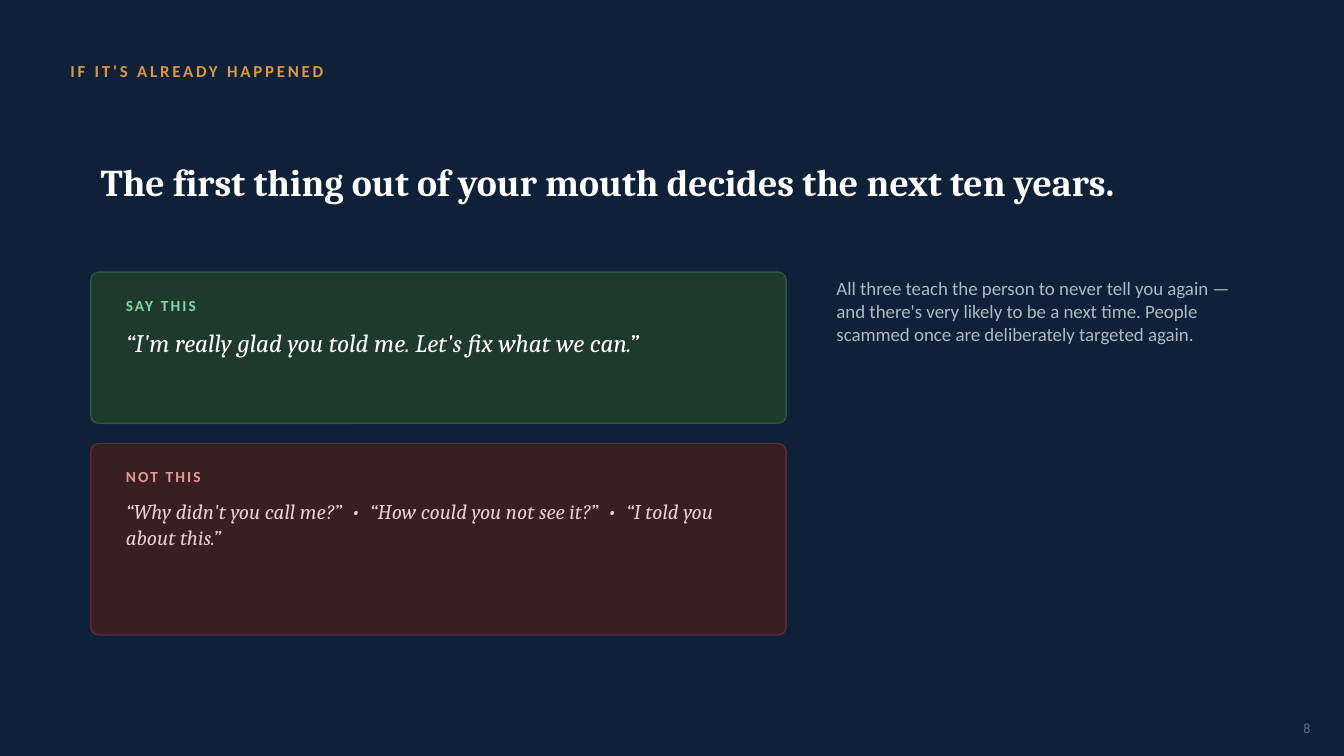
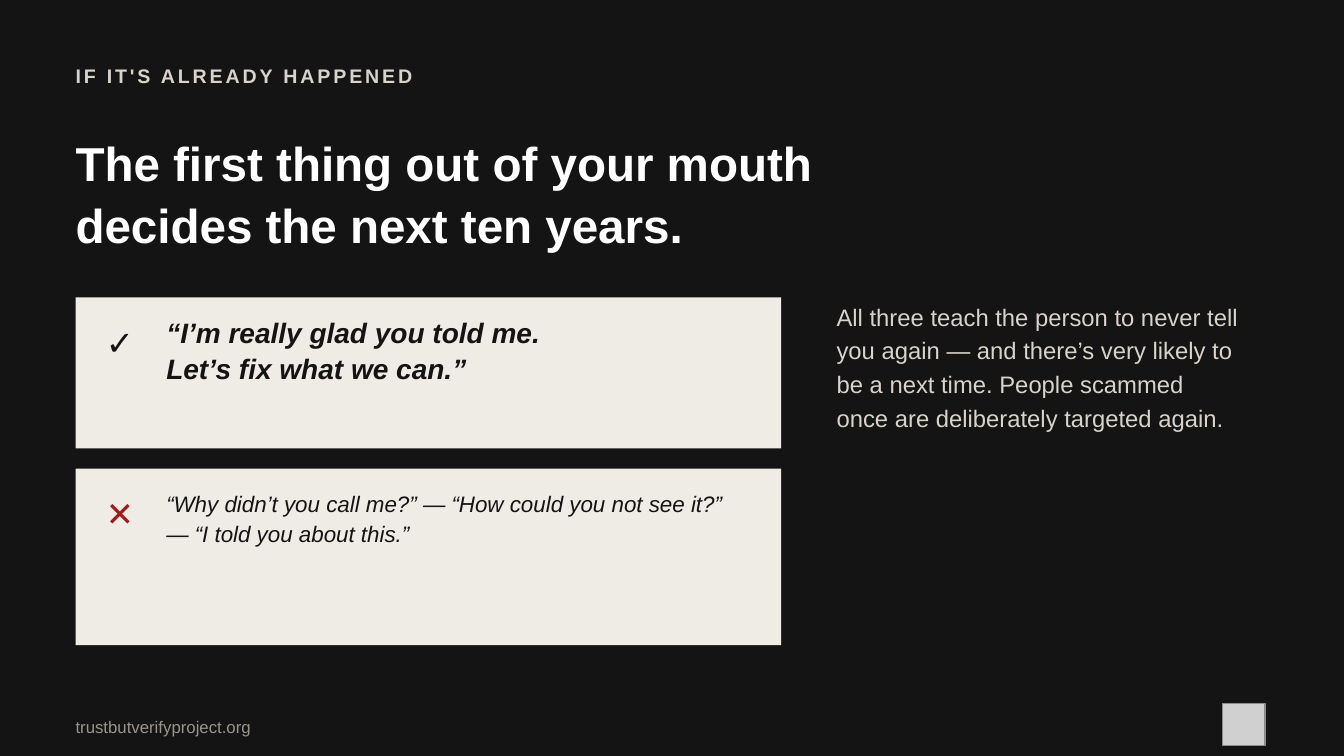
Before and after one commit to brettmorrison/trust-but-verify, a slide deck: slide 8 of formats/talk/trust-but-verify-for-family.pptx. Drawn at 1344x756 pixels with LibreOffice and Linux fonts; fonts in the diff are those of the drawing; grey boxes stand for pictures. Boxes give left, top, right and bottom in pixels: in the first picture for what was removed or moved away, otherwise in the second. Text is boxed around its words. In the diff, an @@ line names an element or a change of style, - is before the commit and + after.

```diff
--- a/formats/talk/trust-but-verify-for-family.pptx
+++ b/formats/talk/trust-but-verify-for-family.pptx
@@ background #0E2138 to #141414 @@
@@ text "IF IT'S ALREADY HAPPENED" at (x1=76, y1=69, x2=412, y2=83): size 12 to 14 pt, font Calibri to Arial, text colour #E0973D to #D8D4CC @@
@@ text at (x1=76, y1=146, x2=812, y2=252): text changed; size 27 to 34 pt; font Cambria to Arial @@
-The first thing out of your mouth decides the next ten years.
+The first thing out of your mouth
+decides the next ten years.
@@ rectangle added at (x1=76, y1=297, x2=781, y2=449), fill #EFECE6 @@
@@ rounded rectangle removed at (x1=91, y1=272, x2=786, y2=423) @@
@@ text removed at (x1=116, y1=287, x2=418, y2=323) @@
-SAY THIS
@@ text added at (x1=106, y1=317, x2=156, y2=367), 24 pt, text #141414, bold @@
+✓
@@ text at (x1=166, y1=322, x2=540, y2=380): text changed; size 18 to 20 pt; font Cambria to Arial; text colour #FFFFFF to #141414; bold on @@
-“I'm really glad you told me. Let's fix what we can.”
+“I’m really glad you told me.
+Let’s fix what we can.”
@@ text at (x1=837, y1=308, x2=1237, y2=432): text changed; size 13.5 to 17 pt; font Calibri to Arial; text colour #AEB9C4 to #D8D4CC @@
-All three teach the person to never tell you again — and there's very likely to be a next time. People scammed once are deliberately targeted again.
+All three teach the person to never tell you again — and there’s very likely to be a next time. People scammed once are deliberately targeted again.
@@ rounded rectangle removed at (x1=91, y1=444, x2=786, y2=635) @@
@@ rectangle added at (x1=76, y1=469, x2=781, y2=645), fill #EFECE6 @@
@@ text removed at (x1=126, y1=472, x2=201, y2=482) @@
-NOT THIS
@@ text added at (x1=106, y1=488, x2=156, y2=538), 24 pt, text #9E1B1B, bold @@
+✕
@@ text at (x1=166, y1=495, x2=722, y2=547): text changed; size 15 to 16 pt; font Cambria to Arial; text colour #E8CFCC to #141414 @@
-“Why didn't you call me?” • “How could you not see it?” • “I told you about this.”
+“Why didn’t you call me?” — “How could you not see it?” — “I told you about this.”
@@ picture added at (x1=1223, y1=704, x2=1265, y2=746) @@
@@ text added at (x1=76, y1=721, x2=251, y2=737), 12 pt, text #9A958C @@
+trustbutverifyproject.org
@@ text removed at (x1=1303, y1=724, x2=1310, y2=733) @@
-8
```
Also in this commit, not shown: 11 other slides changed, 14 other files.
